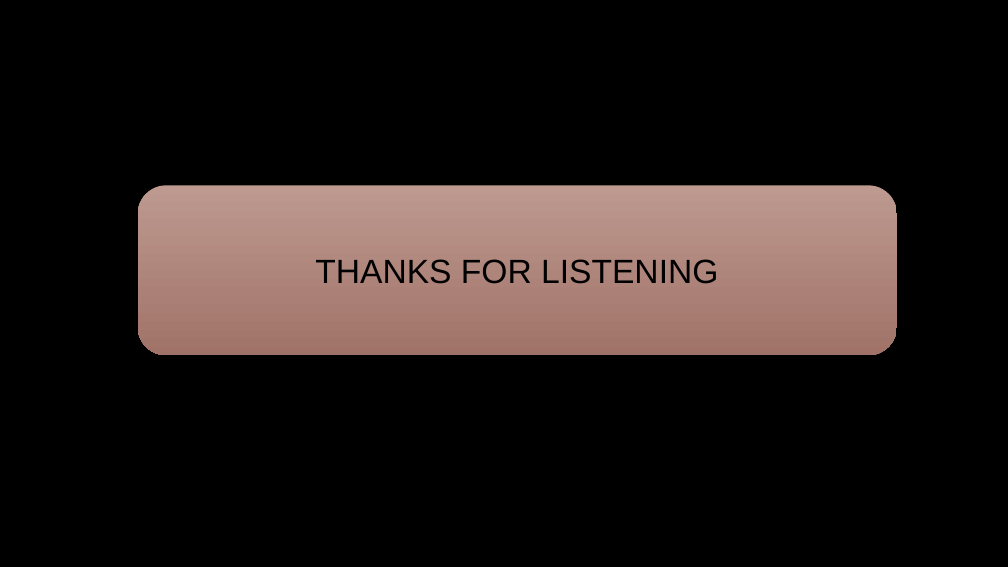
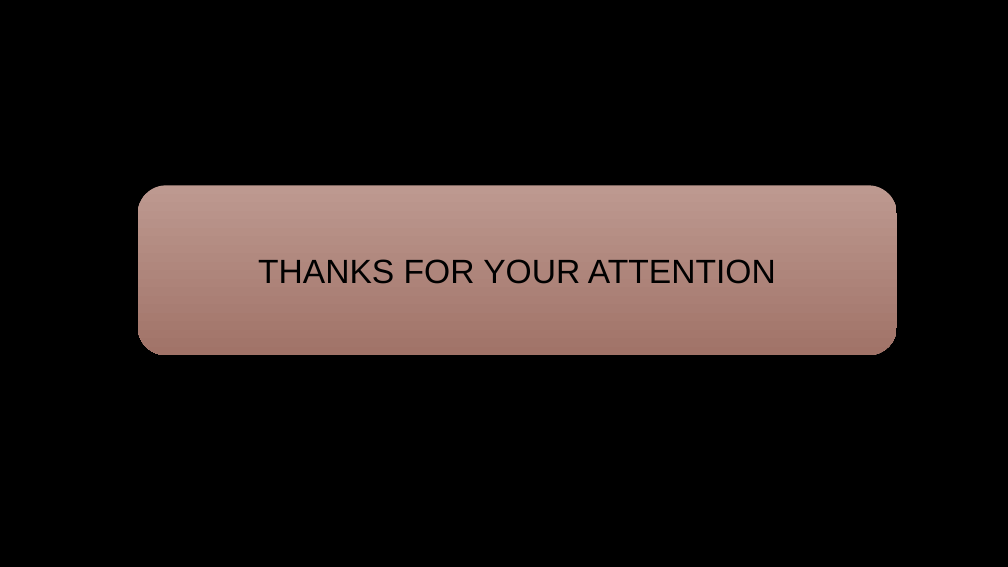
Before and after one commit to Hntam812/assignment_internship, a slide deck: slide 9 of RECURRENT NEURAL NETWORK_TamHO.pptx. Drawn at 1008x567 pixels with LibreOffice and Linux fonts; fonts in the diff are those of the drawing; background and template pictures are left out. Boxes give left, top, right and bottom in pixels: in the first picture for what was removed or moved away, otherwise in the second. Text is boxed around its words. In the diff, an @@ line names an element or a change of style, - is before the commit and + after.

```diff
--- a/RECURRENT NEURAL NETWORK_TamHO.pptx
+++ b/RECURRENT NEURAL NETWORK_TamHO.pptx
@@ text in rounded rectangle at box(258, 259, 776, 284): text changed @@
-THANKS FOR LISTENING
+THANKS FOR YOUR ATTENTION
```
Also in this commit, not shown: 16 other files.
